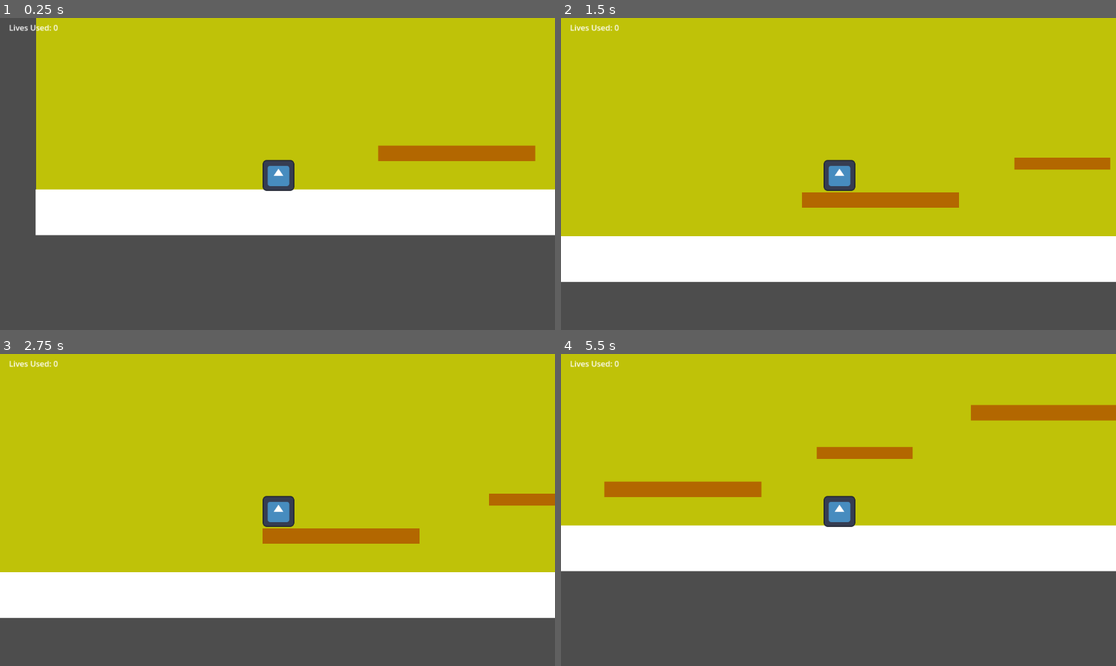
Above: before the commit, frames 1-4 (two rows, left to right).
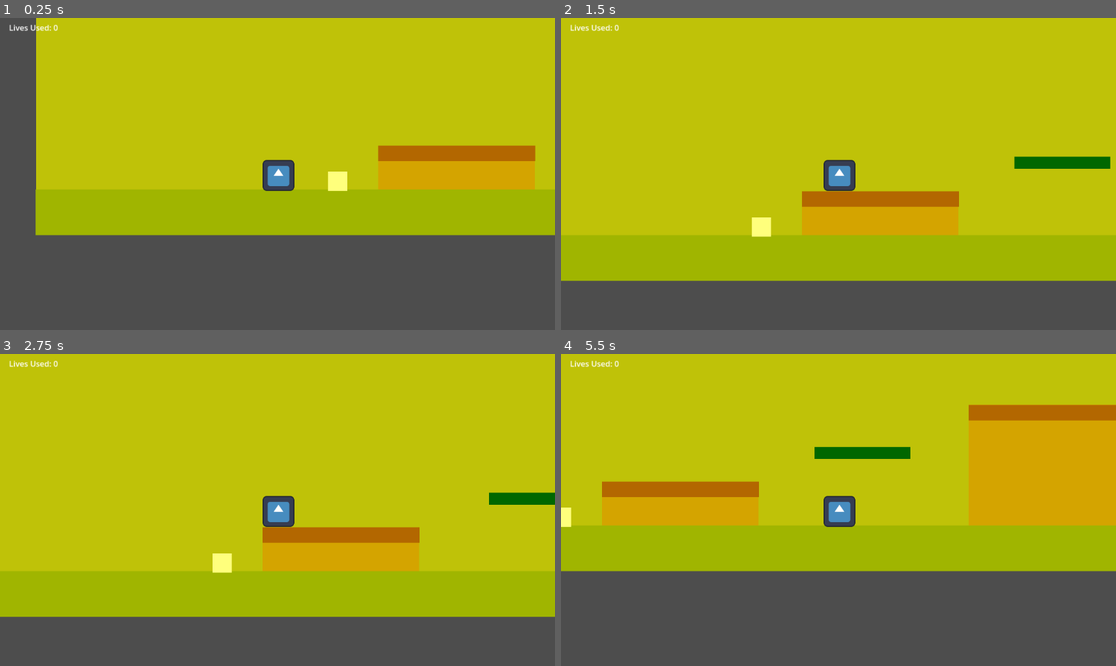
Above: after the commit, the same moments.

Repository: DrDoIt/platform-jumper
Game: Godot game, scene res://main.tscn
Two runs of this game, one before a commit and one after it. Both use one fixed random seed, a clock stepped at 60 frames per second and the inputs below. The engine's default icon, where the game draws it, is replaced by a stand-in: a white triangle on a blue panel in a dark square.
Inputs:
- Up to frame 1 (0.25 s): no input
- Up to frame 2 (1.5 s): tap Enter (ui_accept) at 0.5, 0.77 s; hold Right (ui_right) from 0.53 s (still down)
- Up to frame 3 (2.75 s): tap Enter (ui_accept) at 1.52 s; release Right (ui_right) at 2.03 s; hold Left (ui_left) from 2.03 s (still down)
- Up to frame 4 (5.5 s): release Left (ui_left) at 2.78 s; hold Right (ui_right) 2.78-4.28 s; tap Enter (ui_accept) at 3.02, 3.77, 4.52 s; hold Left (ui_left) 4.28-5.03 s; hold Right (ui_right) from 5.03 s (still down)

The runs differ from the first frame. In frame 1, 17% of the frame differs, in the area x 6-100%, y 45-70%; in frame 2, 19%; in frame 3, 18%; in frame 4, 27%, in the area x 0-100%, y 16-70%.

Commit message:
hills and blocks added

Diff:
--- /dev/null
+++ b/box.gd
@@ -0,0 +1,11 @@
+extends RigidBody2D
+
+
+# Called when the node enters the scene tree for the first time.
+func _ready() -> void:
+	pass # Replace with function body.
+
+
+# Called every frame. 'delta' is the elapsed time since the previous frame.
+func _process(delta: float) -> void:
+	pass
--- /dev/null
+++ b/box.tscn
@@ -0,0 +1,27 @@
+[gd_scene load_steps=4 format=3 uid="uid://byjvlehrgoypr"]
+
+[ext_resource type="Script" path="res://box.gd" id="1_etf48"]
+
+[sub_resource type="PhysicsMaterial" id="PhysicsMaterial_p4v1f"]
+friction = 0.5
+bounce = 0.1
+
+[sub_resource type="RectangleShape2D" id="RectangleShape2D_5miec"]
+size = Vector2(40, 40)
+
+[node name="Box" type="RigidBody2D"]
+collision_mask = 7
+mass = 0.002
+physics_material_override = SubResource("PhysicsMaterial_p4v1f")
+inertia = 0.2
+freeze_mode = 1
+script = ExtResource("1_etf48")
+
+[node name="CollisionShape2D" type="CollisionShape2D" parent="."]
+position = Vector2(20, 20)
+shape = SubResource("RectangleShape2D_5miec")
+
+[node name="ColorRect" type="ColorRect" parent="."]
+offset_right = 40.0
+offset_bottom = 40.0
+color = Color(1, 1, 0.486275, 1)
--- a/main.tscn
+++ b/main.tscn
@@ -6,6 +6,7 @@
 [ext_resource type="PackedScene" uid="uid://bgjai3kj4qu8d" path="res://movingPlatform.tscn" id="2_3smlm"]
 [ext_resource type="PackedScene" uid="uid://ck4csmjiaui7o" path="res://oneWayPlatform.tscn" id="4_m6ies"]
 [ext_resource type="PackedScene" uid="uid://08h728at06ps" path="res://lava.tscn" id="6_ke4r5"]
+[ext_resource type="PackedScene" uid="uid://byjvlehrgoypr" path="res://box.tscn" id="7_gmr24"]
 
 [sub_resource type="WorldBoundaryShape2D" id="WorldBoundaryShape2D_b0inm"]
 distance = -123.0
@@ -21,17 +22,62 @@
 scale = Vector2(2.08, 1)
 color = Color(0.803922, 0.815686, 0, 0.894118)
 
-[node name="StaticBody2D" type="StaticBody2D" parent="."]
+[node name="Hills" type="Node" parent="."]
+
+[node name="ColorRect" type="ColorRect" parent="Hills"]
+offset_left = 714.0
+offset_top = 948.0
+offset_right = 1039.0
+offset_bottom = 1091.0
+color = Color(0.831373, 0.643137, 0, 1)
+
+[node name="ColorRect2" type="ColorRect" parent="Hills"]
+offset_left = 2878.0
+offset_top = 411.0
+offset_right = 2970.0
+offset_bottom = 1042.0
+color = Color(0.831373, 0.643137, 0, 1)
+
+[node name="ColorRect5" type="ColorRect" parent="Hills"]
+offset_left = 3117.0
+offset_top = 411.0
+offset_right = 3209.0
+offset_bottom = 1042.0
+color = Color(0.831373, 0.643137, 0, 1)
+
+[node name="ColorRect6" type="ColorRect" parent="Hills"]
+offset_left = 3353.0
+offset_top = 332.0
+offset_right = 3445.0
+offset_bottom = 1073.0
+color = Color(0.831373, 0.643137, 0, 1)
+
+[node name="ColorRect3" type="ColorRect" parent="Hills"]
+offset_left = 1475.0
+offset_top = 787.0
+offset_right = 1802.0
+offset_bottom = 1048.0
+color = Color(0.831373, 0.643137, 0, 1)
+
+[node name="ColorRect4" type="ColorRect" parent="Hills"]
+offset_left = 1883.0
+offset_top = 698.0
+offset_right = 2103.0
+offset_bottom = 1037.0
+color = Color(0.831373, 0.643137, 0, 1)
+
+[node name="Ground" type="StaticBody2D" parent="."]
 position = Vector2(0, 489)
 
-[node name="ColorRect" type="ColorRect" parent="StaticBody2D"]
+[node name="ColorRect" type="ColorRect" parent="Ground"]
 offset_left = 3.0
 offset_top = 549.0
 offset_right = 3359.0
 offset_bottom = 644.0
 scale = Vector2(2.08, 1)
+color = Color(0.627451, 0.709804, 0, 1)
 
-[node name="CollisionShape2D" type="CollisionShape2D" parent="StaticBody2D"]
+[node name="CollisionShape2D" type="CollisionShape2D" parent="Ground"]
 position = Vector2(518, 429)
 shape = SubResource("WorldBoundaryShape2D_b0inm")
 
@@ -56,6 +102,10 @@
 position = Vector2(3119, 411)
 scale = Vector2(0.28, 1)
 
+[node name="Platform8" parent="Platforms" instance=ExtResource("1_f26cr")]
+position = Vector2(3352, 330)
+scale = Vector2(0.28, 1)
+
 [node name="MovingPlatform" parent="Platforms" instance=ExtResource("2_3smlm")]
 position = Vector2(1093, 873)
 scale = Vector2(0.611949, 0.8071)
@@ -69,7 +119,7 @@
 scale = Vector2(0.611949, 0.8071)
 
 [node name="Platform3" parent="Platforms" instance=ExtResource("4_m6ies")]
-position = Vector2(1892, 944)
+position = Vector2(1885, 944)
 
 [node name="Platform4" parent="Platforms" instance=ExtResource("4_m6ies")]
 position = Vector2(1886, 817)
@@ -84,5 +134,30 @@
 position = Vector2(2883, 1019)
 scale = Vector2(2.6, 1)
 
+[node name="Boxes" type="Node" parent="."]
+
+[node name="Box" parent="Boxes" instance=ExtResource("7_gmr24")]
+position = Vector2(610, 993)
+mass = 0.003
+can_sleep = false
+
+[node name="Box2" parent="Boxes" instance=ExtResource("7_gmr24")]
+position = Vector2(3796, 946)
+
+[node name="Box3" parent="Boxes" instance=ExtResource("7_gmr24")]
+position = Vector2(3918, 988)
+
+[node name="Box4" parent="Boxes" instance=ExtResource("7_gmr24")]
+position = Vector2(3869, 927)
+
+[node name="Box5" parent="Boxes" instance=ExtResource("7_gmr24")]
+position = Vector2(3966, 946)
+
+[node name="Sky" type="ColorRect" parent="."]
+offset_left = 1.0
+offset_top = -250.0
+offset_right = 6986.0
+offset_bottom = 6.0
+
 [connection signal="life" from="." to="Player" method="_on_main_life"]
 [connection signal="body_entered" from="Lava" to="." method="_on_lava_body_entered"]
--- a/movingPlatform.tscn
+++ b/movingPlatform.tscn
@@ -2,6 +2,21 @@
 
 [sub_resource type="RectangleShape2D" id="RectangleShape2D_byvqj"]
 size = Vector2(325, 34)
+
+[sub_resource type="Animation" id="Animation_qo7ty"]
+length = 0.001
+tracks/0/type = "value"
+tracks/0/imported = false
+tracks/0/enabled = true
+tracks/0/path = NodePath(".:position")
+tracks/0/interp = 1
+tracks/0/loop_wrap = true
+tracks/0/keys = {
+"times": PackedFloat32Array(0),
+"transitions": PackedFloat32Array(1),
+"update": 0,
+"values": [Vector2(1, -2)]
+}
 
 [sub_resource type="Animation" id="Animation_a71fl"]
 resource_name = "move_loop"
@@ -18,21 +33,6 @@
 "transitions": PackedFloat32Array(1, 1, 1),
 "update": 0,
 "values": [Vector2(0, 0), Vector2(200, 0), Vector2(0, 0)]
-}
-
-[sub_resource type="Animation" id="Animation_qo7ty"]
-length = 0.001
-tracks/0/type = "value"
-tracks/0/imported = false
-tracks/0/enabled = true
-tracks/0/path = NodePath(".:position")
-tracks/0/interp = 1
-tracks/0/loop_wrap = true
-tracks/0/keys = {
-"times": PackedFloat32Array(0),
-"transitions": PackedFloat32Array(1),
-"update": 0,
-"values": [Vector2(1, -2)]
 }
 
 [sub_resource type="AnimationLibrary" id="AnimationLibrary_h7txg"]
@@ -52,7 +52,7 @@
 offset_top = 2.0
 offset_right = 327.0
 offset_bottom = 34.0
-color = Color(0.701961, 0.403922, 0, 1)
+color = Color(0, 0.403922, 0, 1)
 
 [node name="CollisionShape2D" type="CollisionShape2D" parent="movingPlatform"]
 position = Vector2(164, 16)
--- a/platform.tscn
+++ b/platform.tscn
@@ -1,7 +1,7 @@
 [gd_scene load_steps=2 format=3 uid="uid://cllgkinc37fe2"]
 
 [sub_resource type="RectangleShape2D" id="RectangleShape2D_byvqj"]
-size = Vector2(325, 34)
+size = Vector2(325.5, 33)
 
 [node name="Platform" type="AnimatableBody2D"]
 position = Vector2(1, -2)
@@ -14,5 +14,5 @@
 color = Color(0.701961, 0.403922, 0, 1)
 
 [node name="CollisionShape2D" type="CollisionShape2D" parent="."]
-position = Vector2(159, 16)
+position = Vector2(163.75, 17.5)
 shape = SubResource("RectangleShape2D_byvqj")
--- a/player.tscn
+++ b/player.tscn
@@ -10,6 +10,7 @@
 [node name="Player" type="CharacterBody2D"]
 rotation = 3.14159
 scale = Vector2(-4.79407, -4.69209)
+collision_mask = 7
 script = ExtResource("1_elc4x")
 
 [node name="Sprite2D" type="Sprite2D" parent="."]
Not shown: 1 places in main.tscn that only renumber resources
